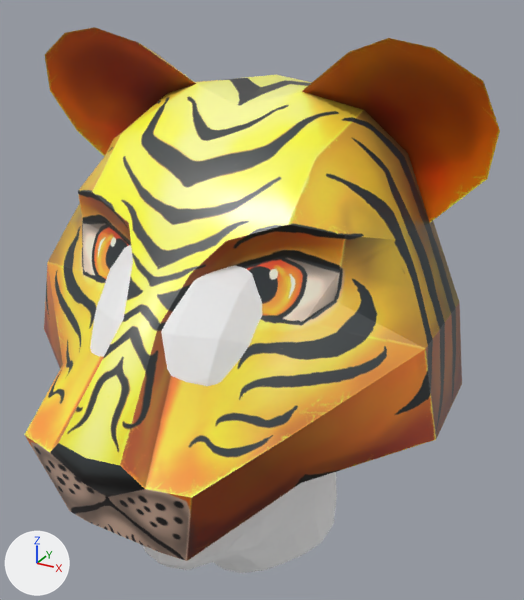
Renders of the glTF model models/tiger/tiger.gltf from each side of a commit.
Before and after are seen from a camera (50 mm lens) standing at (269.0, -330.0, 306.0) and looking at (19.0, 123.0, 79.0). Every picture has the same lights, and +X, +Y and +Z are marked at lower left. Where no turn or scale is listed for an object, it has been applied to the vertices.

Objects in the first picture: 'Tiger_Mask_Tiger_Mask_0', 'head.002'.
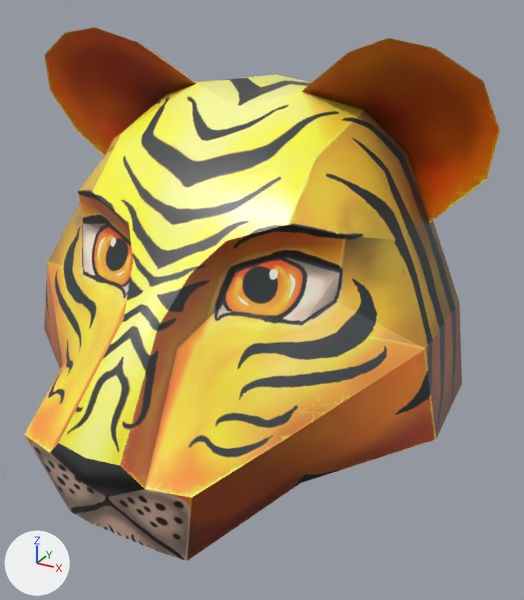
The change, as a list of edits to the scene's bpy script:
```text
Remove ob_head_002:
    ob_head_002 = bpy.data.objects.new('head.002', me_group1)
    ob_head_002.location = (0.0, 0.0, 0.0)
```

Location of each change, [x1, y1, x2, y2] in pixels of the pictures (524 x 600 px):
'head.002', deleted: before [90, 245, 337, 573]
